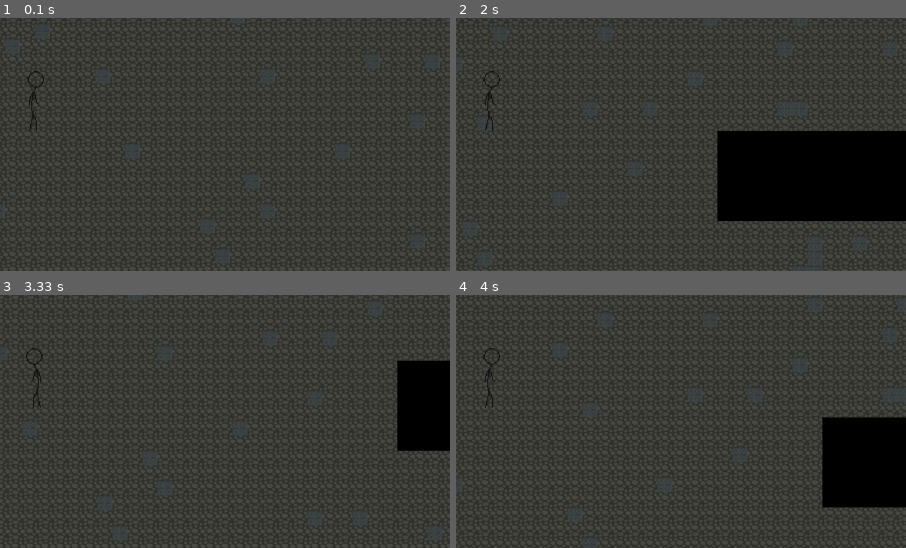
Above: before the commit, frames 1-4 (two rows, left to right).
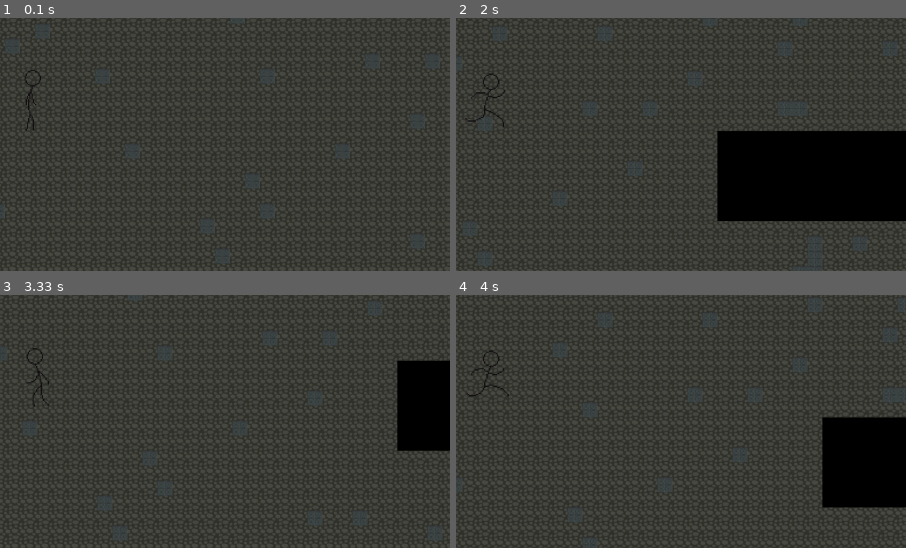
Above: after the commit, the same moments.

Repository: Flugerops/Down-to-the-roots-pygame
Game: pygame game, started from game.py
Two runs of this game, one before a commit and one after it. Both use one fixed random seed, a clock stepped at 60 frames per second and the inputs below.
Inputs (mouse positions are % of the whole screen's width and height, from its top left):
- Up to frame 1 (0.1 s): no input
- Up to frame 2 (2 s): hold D 0.33-0.8 s; click (46, 55) at 0.88 s; hold W 1.17-1.47 s; move the mouse to (82, 47) at 1.2 s; hold D 1.5-1.97 s
- Up to frame 3 (3.33 s): hold A 2-2.53 s; hold S 2.57-2.87 s; hold A 2.9-3.3 s
- Up to frame 4 (4 s): hold W 3.33-3.7 s; hold D from 3.73 s (still down)
The pictures show only the part of the screen within x 46-96%, y 35-85%; the shares and areas given below are measured in that part.

The runs differ from the first frame. In frame 1, 0.2% of the frame differs, in the area x 5-10%, y 20-45%; in frame 2, 0.2%, in the area x 2-11%, y 20-45%; in frame 3, 0.1%; in frame 4, 0.2%.

Commit message:
animations update

Diff:
--- a/entities/bullet.py
+++ b/entities/bullet.py
@@ -33,34 +33,3 @@
 
     def update(self):
         self.bullet_move()
-
-# class Bullet(sprite.Sprite):
-#     def __init__(self, x, y, speed, mouse_x, mouse_y, lifetime) -> None:
-#         super().__init__()
-#         self.image = transform.rotozoom(image.load("assets/effects/white_bullet.png").convert_alpha(), 0, 1.4)
-#         self.x = x
-#         self.y = y
-#         self.speed = speed
-#         self.angle = atan2(y-mouse_y, x-mouse_x)
-#         angle_degrees = degrees(self.angle)
-#         self.image = transform.rotate(self.image, -angle_degrees)
-#         self.rect = self.image.get_rect()
-#         self.rect.center = (x, y)
-#         self.x_vel = cos(self.angle) * self.speed
-#         self.y_vel = sin(self.angle) * self.speed
-#         self.lifetime = lifetime
-#         self.spawn_time = time.get_ticks()
-
-
-#     def bullet_move(self):
-#         self.x -= self.x_vel
-#         self.y -= self.y_vel
-
-#         self.rect.x = int(self.x)
-#         self.rect.y = int(self.y)
-
-#         if time.get_ticks() - self.spawn_time > self.lifetime:
-#             self.kill()
-
-#     def update(self):
-#         self.bullet_move()
--- a/entities/camera.py
+++ /dev/null
@@ -1,42 +0,0 @@
-# from pygame import sprite, math, display, image, Vector2
-# from settings import WIDTH, HEIGHT
-# from layer import all_sprites_group
-
-
-# class Camera(sprite.Sprite):
-#     def __init__(self, player, screen) -> None:
-#         super().__init__()
-#         self.offset = math.Vector2()
-#         self.screen = screen
-#         self.player = player
-#         self.background = image.load("assets/level/ground.png").convert_alpha()
-#         self.floor_rect = self.background.get_rect(topleft=(0,0))
-
-
-#     def custom_draw(self):
-#         self.offset.x = self.player.rect.centerx - self.screen.get_width() // 2
-#         self.offset.y = self.player.rect.centery - self.screen.get_height() // 2
-
-#         floor_offset_pos = self.floor_rect.topleft - self.offset
-#         self.screen.blit(self.background, floor_offset_pos)
-
-#         for sprite in all_sprites_group:
-#             offset_pos = sprite.rect.topleft - self.offset
-#             self.screen.blit(sprite.image, offset_pos)
-
-
-# # class Camera(sprite.Sprite):
-# #     def __init__(self) -> None:
-# #         super().__init__()
-# #         self.display_surface = display.get_surface()
-# #         self.offset = Vector2()
-# #         self.ground_surface = image.load("assets/level/ground.png").convert_alpha()
-# #         self.ground_rect = self.ground_surface.get_rect(topleft = (0, 0))
-
-# #     def custom_draw(self):
-# #         ground_offset = self.ground_rect.topleft + self.offset
-# #         self.display_surface.blit(self.ground_rect, ground_offset)
-
-# #         for sprite in sorted(self.sprites(), key = lambda sprite: sprite.rect.centery):
-# #             offset_pos = sprite.rect.topleft + self.offset
-# #             self.display_surface.blit(sprite.image, offset_pos)
--- a/entities/player.py
+++ b/entities/player.py
@@ -9,37 +9,47 @@
 class Player(sprite.Sprite):
     def __init__(self, size: float, speed: float, w: int, h: int) -> None:
         super().__init__()
-        sprites = Spritesheet(image.load("assets/player/Thin.png").convert_alpha())
-        self.image = sprites.get_image(7, w, h, size, (0,0,0))
+        self.idle = Spritesheet(image.load("assets/player/Thin.png").convert_alpha(), 1, 300)
+        self.run = Spritesheet(image.load("assets/player/Run.png").convert_alpha(), 1, 50)
+        self.w = w
+        self.h = h
+        self.size = size
+        self.image = self.idle.get_image(4, w, h, size, (0,0,0))
         self.pos = Vector2(WIDTH, HEIGHT)
         self.speed = speed
         self.rect = self.image.get_rect(center=self.pos)
         self.flipped = False
+        self.running = False
         self.shoot = False
         self.shoot_cooldown = 0
         self.velocity_x = 0
         self.velocity_y = 0
+
+
     def move(self):
         keys = key.get_pressed()
         if keys[K_w]:
             self.velocity_y = -self.speed
+            self.running = True
 
         if keys[K_s]:
             self.velocity_y = self.speed
+            self.running = True
 
         if keys[K_d]:
             self.velocity_x = self.speed
+            self.running = True
             if self.flipped:
-                self.image = transform.flip(self.image, True, False)
-                self.image.set_colorkey((0, 0, 0))
                 self.flipped = False
 
         if keys[K_a]:
             self.velocity_x = -self.speed
+            self.running = True
             if not self.flipped:
-                self.image = transform.flip(self.image, True, False)
-                self.image.set_colorkey((0, 0, 0))
                 self.flipped = True
+
+        if not all([keys[K_a] or keys[K_d] or keys[K_s] or keys[K_w]]):
+            self.running = False
 
         if mouse.get_pressed() == (True, False, False):
             self.shoot = True
@@ -55,14 +65,6 @@
         self.rect.center = self.pos
 
 
-    # @staticmethod
-    # def get_mouse_pos():
-    #     mouse_coords = mouse.get_pos()
-    #     x_changed_mouse = (mouse_coords[0] - (WIDTH // 2))
-    #     y_changed_mouse = (mouse_coords[1] - (HEIGHT // 2))
-    #     angle = int(degrees(atan2(y_changed_mouse, x_changed_mouse)))
-    #     return (angle) % 360
-
     def get_mouse_pos(self):
         self.mouse_coords = mouse.get_pos()
         self.x_changed_mouse = (self.mouse_coords[0] - WIDTH // 2)
@@ -74,16 +76,24 @@
             self.shoot_cooldown = 20
             bullet_pos = self.pos
             self.get_mouse_pos()
-            # self.get_mouse_pos()
-            # self.angle = (self.mouse_coords[0], self.mouse_coords[1])
-            # self.bullet = Bullet(bullet_pos[0], bullet_pos[1], self.angle, 50)
-            mouse_x, mouse_y = mouse.get_pos()
-            # self.bullet = Bullet(bullet_pos[0], bullet_pos[1], 50, mouse_x, mouse_y, 500)
             self.bullet = Bullet(bullet_pos[0], bullet_pos[1], 50, self.angle, 500)
             bullet_group.add(self.bullet)
             all_sprites_group.add(self.bullet)
 
     def update(self):
+        if self.running:
+            if self.flipped:
+                self.image = transform.flip(self.run.play_animation(self.w, self.h, self.size, (0, 0, 0)), True, False)
+                self.image.set_colorkey((0, 0, 0))
+            else:
+                self.image = self.run.play_animation(self.w, self.h, self.size, (0, 0, 0))
+        else:
+            if self.flipped:
+                self.image = transform.flip(self.idle.play_animation(self.w, self.h, self.size, (0, 0, 0)), True, False)
+                self.image.set_colorkey((0, 0, 0))
+            else:
+                self.image = self.idle.play_animation(self.w, self.h, self.size, (0, 0, 0))
+
         self.move()
         if self.shoot_cooldown > 0:
             self.shoot_cooldown -= 1
--- a/game.py
+++ b/game.py
@@ -17,12 +17,10 @@
 background = pygame.image.load("assets/level/ground.png").convert()
 
 
-player = Player(size=2.5, speed=7, w=21, h=61)
+player = Player(size=2.5, speed=7, w=64, h=61)
 camera = Camera(background)
 
 all_sprites_group.add(player)
-
-
 
 while True:
     keys = pygame.key.get_pressed()
--- a/layer/spritesheet.py
+++ b/layer/spritesheet.py
@@ -1,9 +1,14 @@
-from pygame import Surface, transform
+from pygame import Surface, transform, time
 
 
 class Spritesheet:
-    def __init__(self, sheet) -> None:
+    def __init__(self, sheet, animation_speed, delay) -> None:
         self.sheet = sheet
+        self.frame = 0
+        self.animation_speed = animation_speed
+        self.delay = delay
+        self.last_frame_time = time.get_ticks()
+
 
     def get_image(self, frame, width, height, scale, colour):
         image = Surface((width, height)).convert_alpha()
@@ -11,3 +16,12 @@
         image = transform.scale(image, (width * scale, height * scale))
         image.set_colorkey(colour)
         return image
+
+    def play_animation(self, width, height, scale, colour):
+        current_time = time.get_ticks()
+        if current_time - self.last_frame_time >= self.delay:
+            self.frame += self.animation_speed
+            if self.frame >= self.sheet.get_width() // width:
+                self.frame = 0
+            self.last_frame_time = current_time
+        return self.get_image(self.frame, width, height, scale, colour)
Binary file removed: assets/level/background.png
Binary file added: assets/player/Run.png
